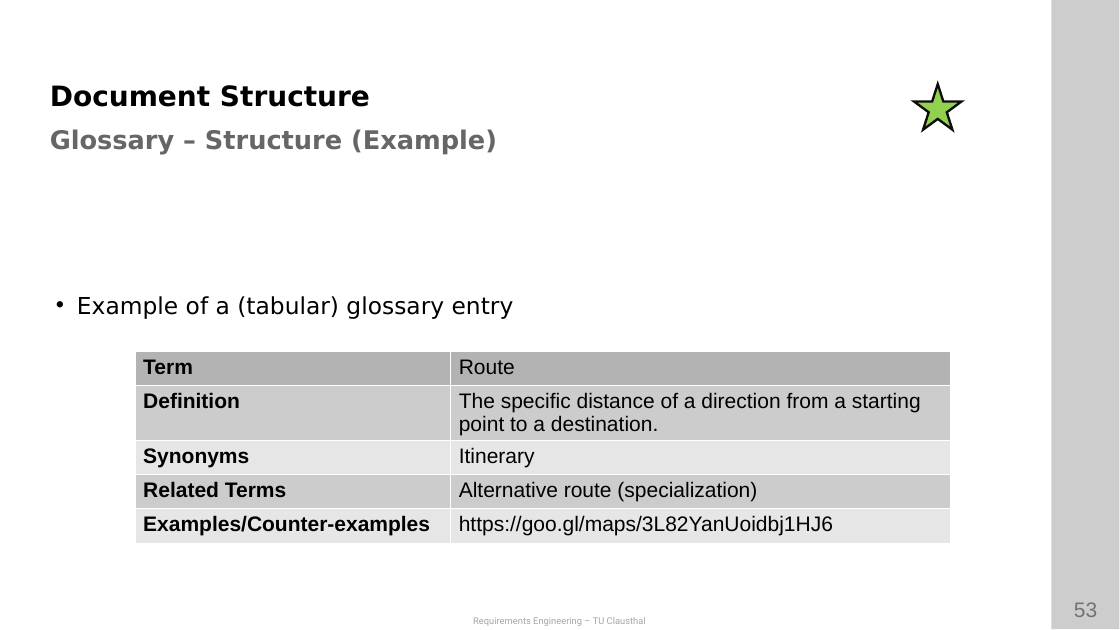
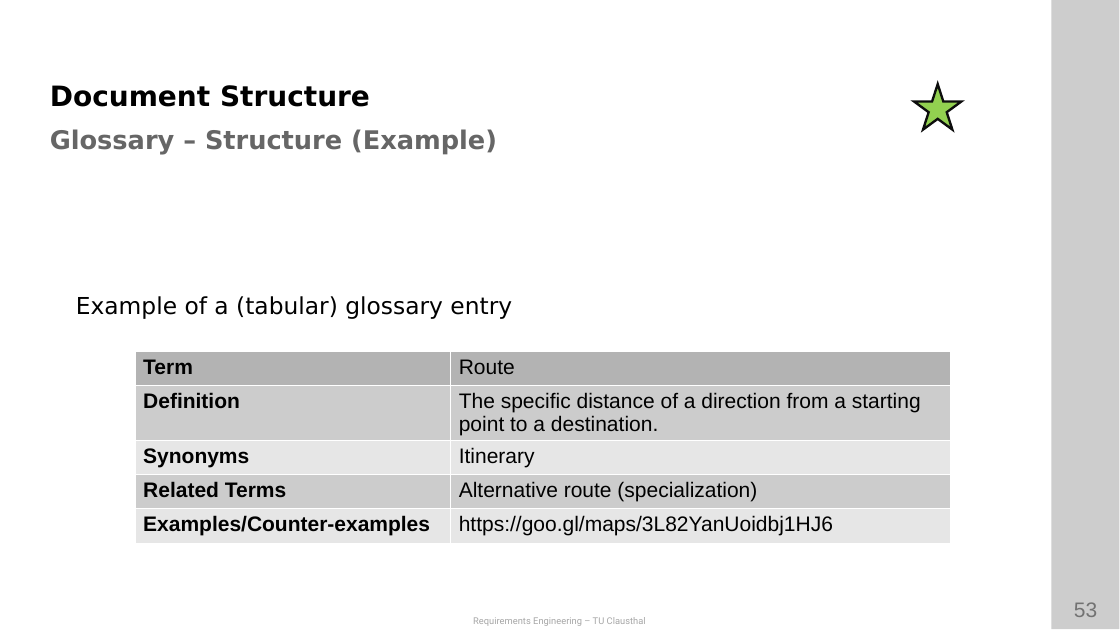
Before and after one commit to ETCE-LAB/teaching-material, a slide deck: slide 53 of Requirements-Engineering/RE-L06-Documentation--Introduction.pptx. Drawn at 1120x630 pixels with LibreOffice and Linux fonts; fonts in the diff are those of the drawing; background and template pictures are left out. Boxes give left, top, right and bottom in pixels: in the first picture for what was removed or moved away, otherwise in the second. Text is boxed around its words. In the diff, an @@ line names an element or a change of style, - is before the commit and + after.

```diff
--- a/Requirements-Engineering/RE-L06-Documentation--Introduction.pptx
+++ b/Requirements-Engineering/RE-L06-Documentation--Introduction.pptx
@@ text "Example of a (tabular) glossary ..." at (x1=76, y1=296, x2=512, y2=319): bullet • to none @@
```
Also in this commit, not shown: 58 other slides changed, 1 other file.
